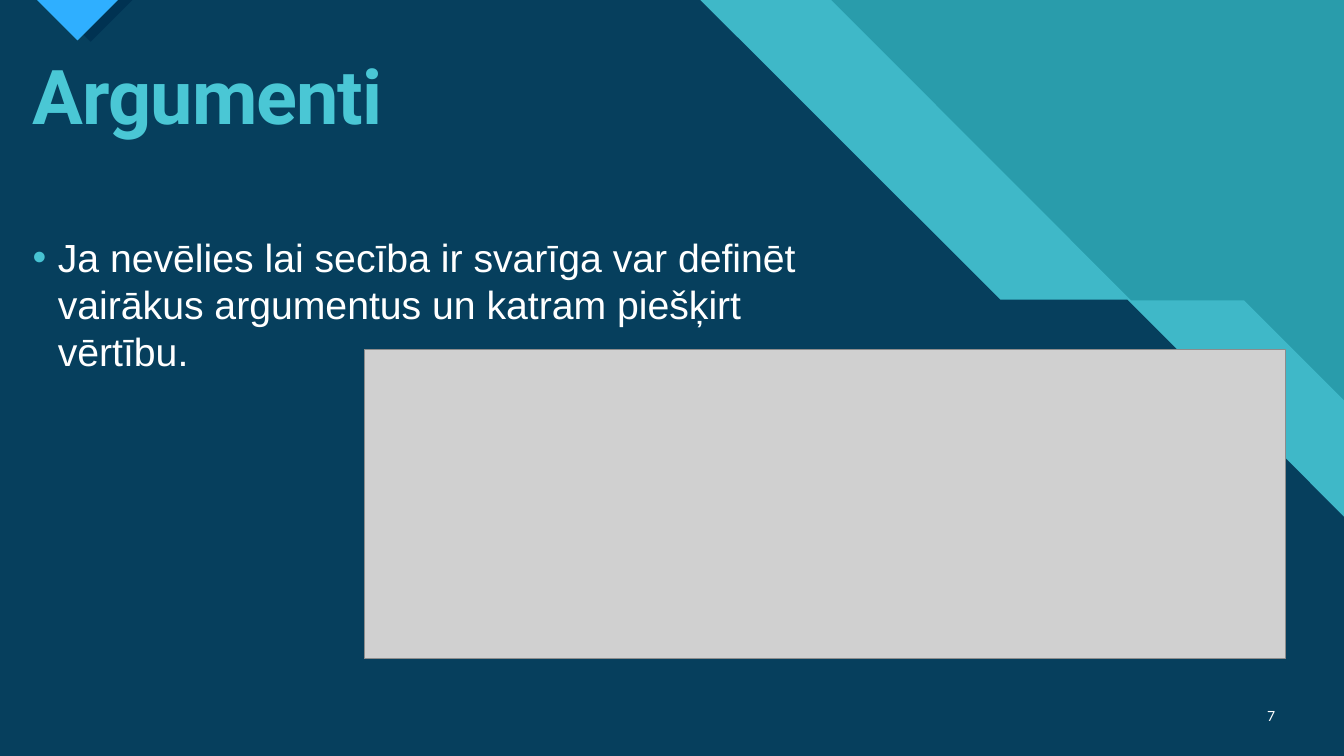
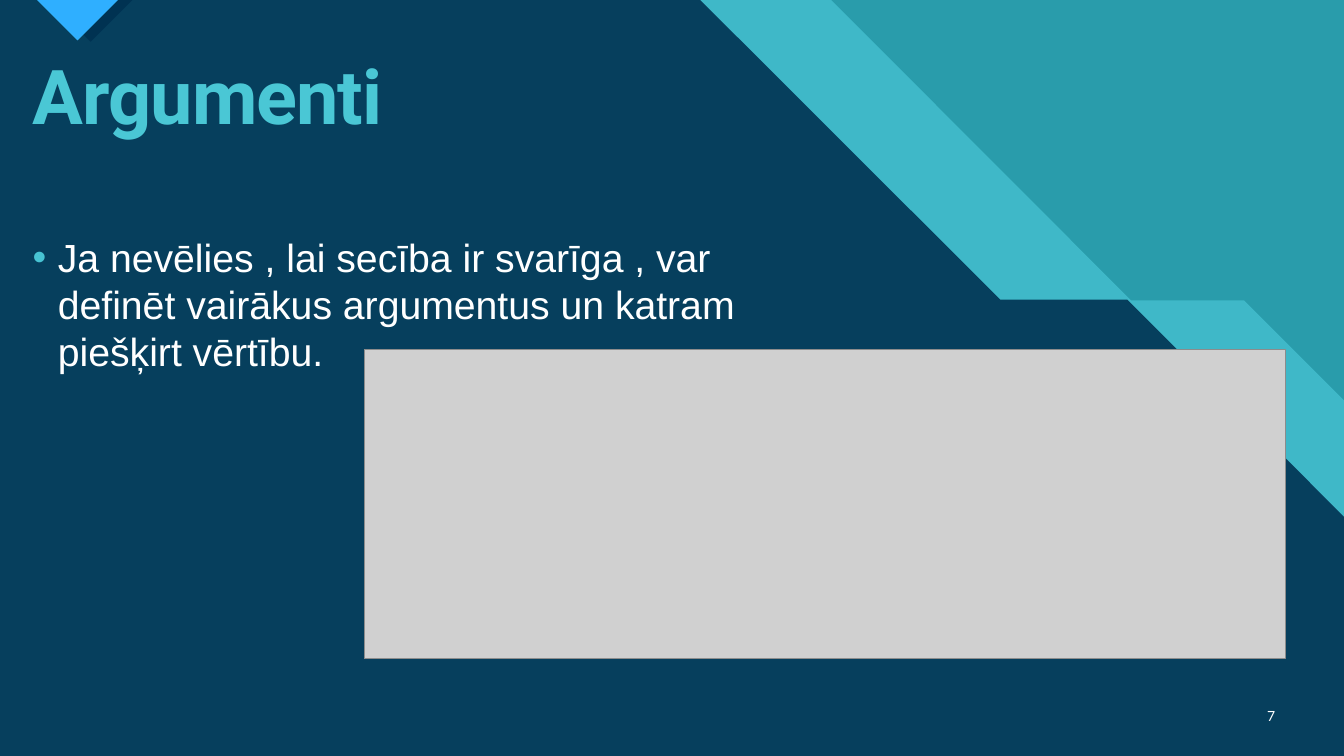
Before and after one commit to Klavinsnemakprogrammet/GalaEksamens2.Kurss, a slide deck: slide 7 of Python Funkcijas.pptx. Drawn at 1344x756 pixels with LibreOffice and Linux fonts; fonts in the diff are those of the drawing; grey boxes stand for pictures. Boxes give left, top, right and bottom in pixels: in the first picture for what was removed or moved away, otherwise in the second. Text is boxed around its words. In the diff, an @@ line names an element or a change of style, - is before the commit and + after.

```diff
--- a/Python Funkcijas.pptx
+++ b/Python Funkcijas.pptx
@@ text at <box>58,243,735,374</box>: text changed @@
-• Ja nevēlies lai secība ir svarīga var definēt vairākus argumentus un katram piešķirt vērtību.
+• Ja nevēlies , lai secība ir svarīga , var definēt vairākus argumentus un katram piešķirt vērtību.
```
Also in this commit, not shown: 7 other slides changed, 6 slides added.
